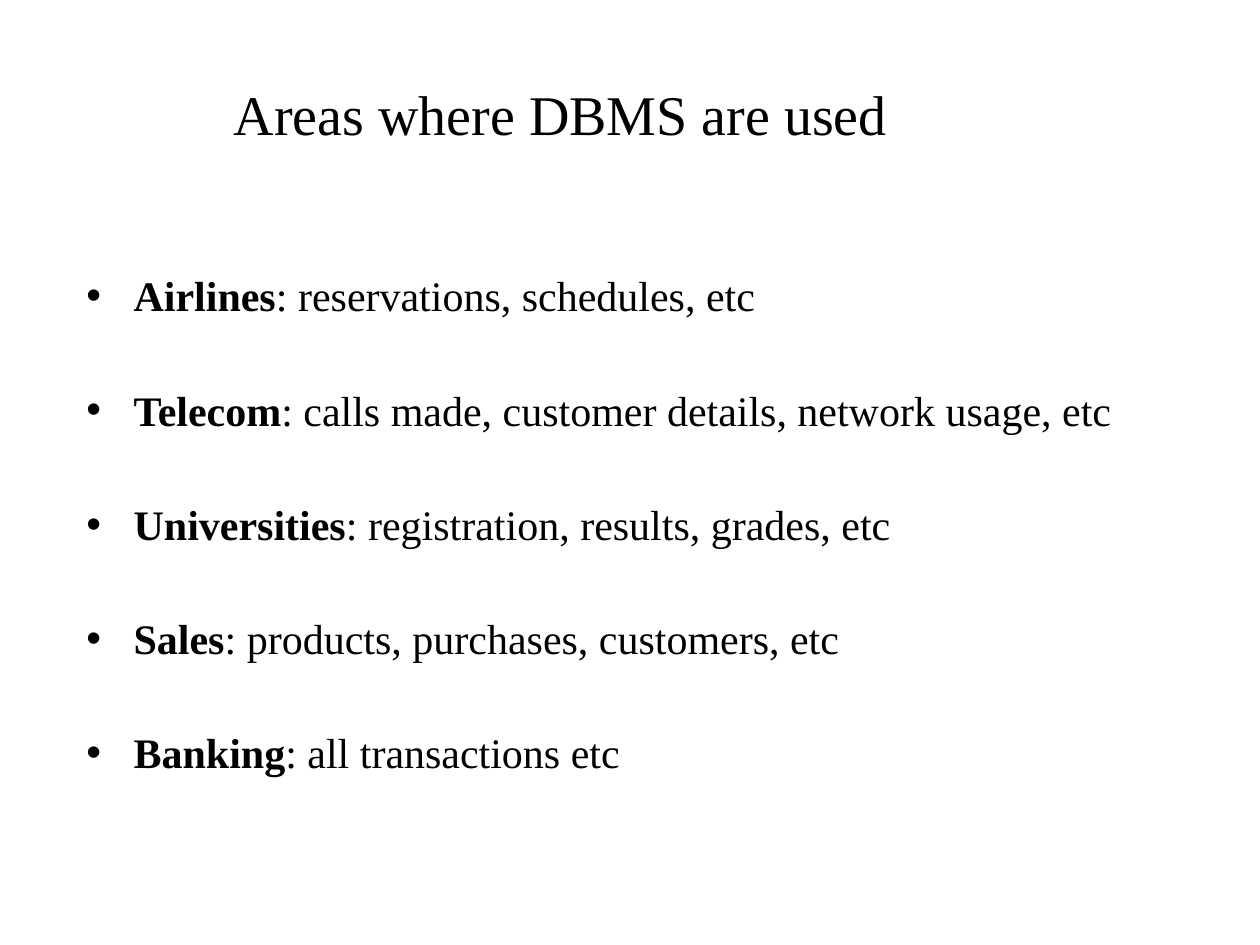
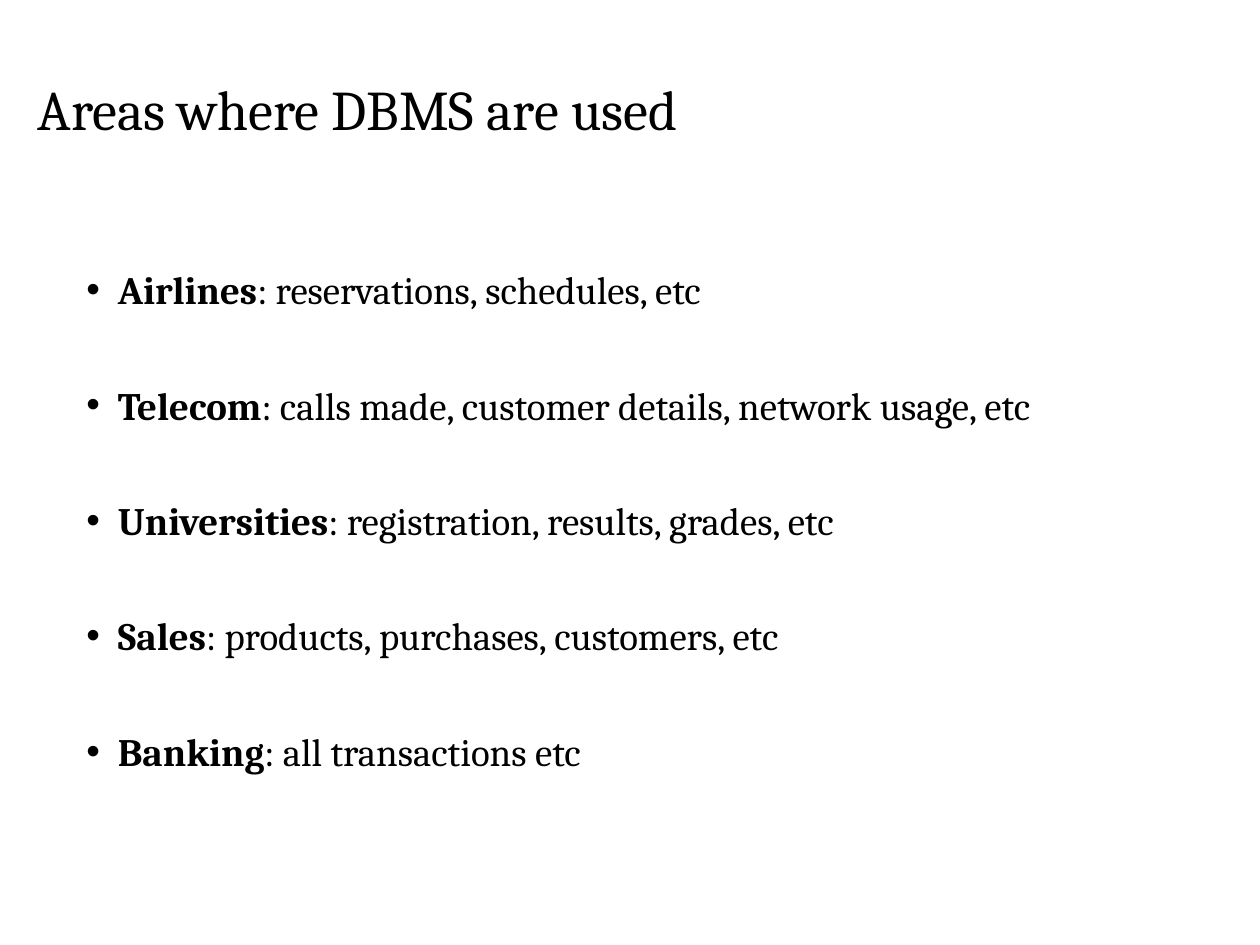
Before and after one commit to pankajfri/Training-Materials, a slide deck: slide 6 of _Old_Materials/Database Technologies/Session1.pptx. Drawn at 1260x945 pixels with LibreOffice and Linux fonts; fonts in the diff are those of the drawing; background and template pictures are left out. Boxes give left, top, right and bottom in pixels: in the first picture for what was removed or moved away, otherwise in the second. Text is boxed around its words. In the diff, an @@ line names an element or a change of style, - is before the commit and + after.

Commit message:
dbms

```diff
--- a/_Old_Materials/Database Technologies/Session1.pptx
+++ b/_Old_Materials/Database Technologies/Session1.pptx
@@ title "Areas where DBMS are used" at box(38, 91, 677, 131): font Times New Roman to Cambria; alignment centre to left; line spacing 1 to 0.9 @@
@@ text "Airlines: reservations, schedules, etc" at box(118, 277, 1030, 775): size 24 to 22.2 pt, font Times New Roman to Cambria; indent changed; more space between paragraphs @@
```
Also in this commit, not shown: 19 other slides changed, 1 slide added, 1 slide removed, 30 other files.
